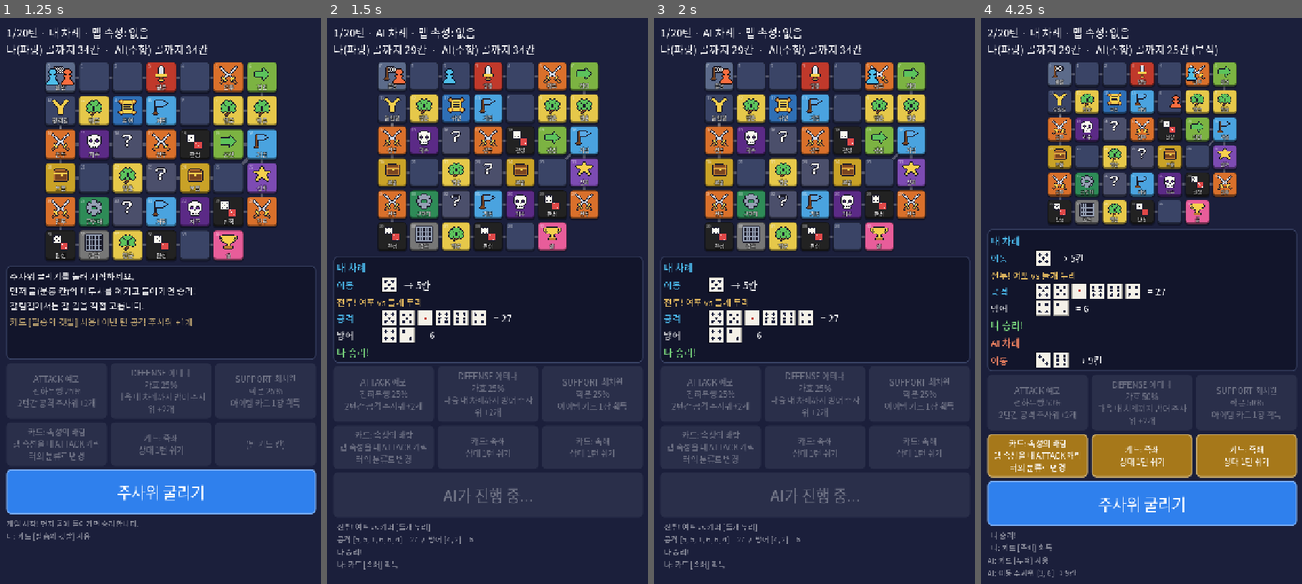
Above: before the commit, frames 1-4 (left to right).
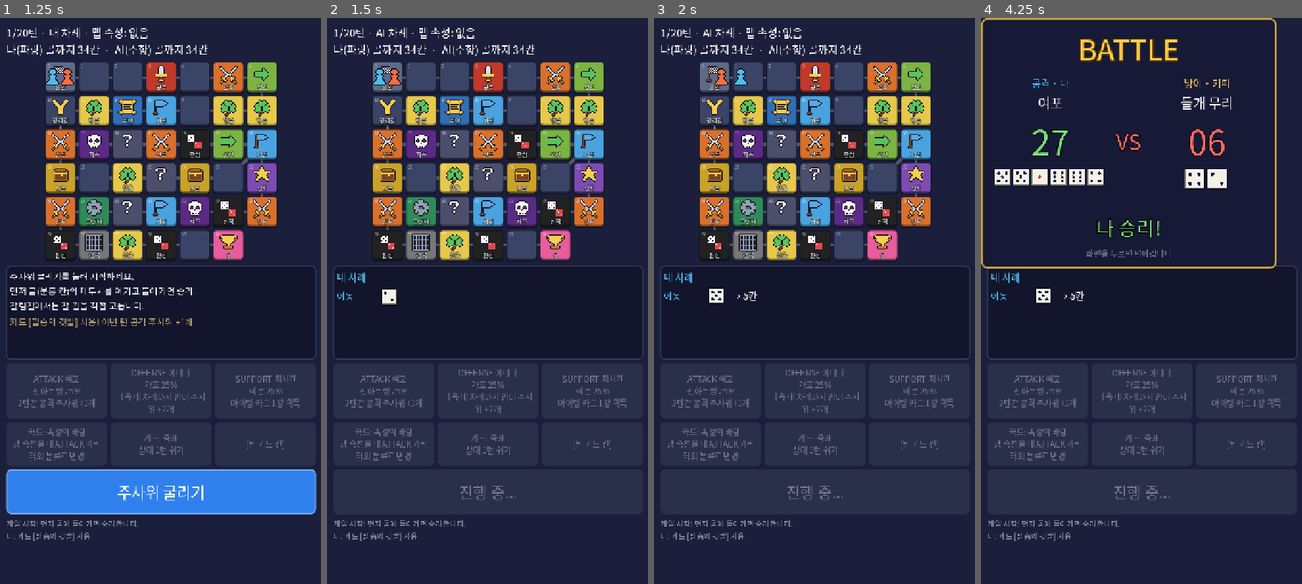
Above: after the commit, the same moments.

Repository: donto333/dice-heroes
Game: Godot game, scene res://scenes/main.tscn
Two runs of this game, one before a commit and one after it. Both use one fixed random seed, a clock stepped at 60 frames per second and the inputs below.
Inputs (mouse positions are in pixels of both pictures, inside the frame that each line leads up to):
- Up to frame 1 (1.25 s): click "카드: 필승의 깃발 이번 턴 공격 주사위 +1개" at 0.5 s
- Up to frame 2 (1.5 s): click "주사위 굴리기" at 1.25 s
- Up to frame 3 (2 s): no input
- Up to frame 4 (4.25 s): move the mouse to (1212, 278) at 2.02 s; click (1212, 278) at 2.17 s; move the mouse to (1077, 334) at 2.77 s; click (1077, 334) at 2.92 s; move the mouse to (1173, 176) at 3.52 s; click (1173, 176) at 3.67 s

Frame 1 is identical in both runs. In frame 2, 18% of the frame differs, in the area x 2-99%, y 4-98%; in frame 3, 18%; in frame 4, 35%, in the area x 0-99%, y 0-99%.

Commit message:
전투 화면, 주사위 구르기, 효과음
- 전투가 나면 보드 위에 전투 화면을 띄워 양쪽 주사위를 굴리고 합계를 세어 올림
- 이동·판정 주사위가 구르다가 멈추는 연출
- 사건을 하나씩 차례로 연출: 주사위 → 말 이동 → 전투
- 코드로 합성한 효과음: 주사위, 발걸음, 전투, 승패, 버튼
- 주사위를 입체로 그림

Co-Authored-By: Claude Opus 5.5 <noreply@anthropic.com>
Claude-Session: https://claude.ai/code/session_01JPWR7cTXQrxTawoDohtR95

Diff:
--- a/scripts/main.gd
+++ b/scripts/main.gd
@@ -9,6 +9,8 @@
 const GameData := preload("res://scripts/game_data.gd")
 const BoardView := preload("res://scripts/ui/board_view.gd")
 const DiceView := preload("res://scripts/ui/dice_view.gd")
+const BattleOverlay := preload("res://scripts/ui/battle_overlay.gd")
+const Sfx := preload("res://scripts/ui/sfx.gd")
 
 ## 프로토타입 고정 파티. 둘 다 소환 포인트 6이다. 파티 고르기 화면은 6단계에서 만든다.
 const PARTIES := [
@@ -38,6 +40,8 @@
 var _card_buttons: Array = []
 var _roll_button: Button
 var _log_label: Label
+var _battle_overlay: Control
+var _sfx: Node
 
 
 func _ready() -> void:
@@ -113,6 +117,13 @@
 	_log_label.clip_text = true
 	_log_label.add_theme_color_override("font_color", Color(1, 1, 1, 0.6))
 	column.add_child(_log_label)
+
+	_sfx = Sfx.new()
+	add_child(_sfx)
+	_board_view.stepped.connect(func(): _sfx.play("step"))
+	_battle_overlay = BattleOverlay.new()
+	_battle_overlay.sfx = _sfx
+	add_child(_battle_overlay)
 
 
 func _make_label(font_size: int, text: String = "") -> Label:
@@ -187,11 +198,16 @@
 				return
 			_add_result_header("AI 차례", PLAYER_TEXT_COLORS[1])
 			AI.take_turn(game)
-			_consume_events()
+			await _present_events()
+			if playing != game:
+				return
 		_refresh()
 	await _wait_for_board()
+	if playing != game:
+		return
 	_waiting_for_player = false
 	_show_game_over()
+	_sfx.play("win" if game.winner == 0 else "lose")
 	_refresh()
 
 
@@ -207,10 +223,15 @@
 	if not _waiting_for_player:
 		return
 	_waiting_for_player = false
+	_sfx.play("click")
+	_refresh()
 	_clear_results()
 	_add_result_header("내 차례", PLAYER_TEXT_COLORS[0])
+	var playing = game
 	game.roll_move()
-	_consume_events()
+	await _present_events()
+	if playing != game:
+		return
 	_after_my_move()
 
 
@@ -253,8 +274,13 @@
 	_clear_results()
 	_add_result_header("내 차례", PLAYER_TEXT_COLORS[0])
 	_add_result_text("%s(으)로 갑니다." % game.route_name(int(game.pending_choice["options"][index])), Color.WHITE)
+	_sfx.play("click")
+	var playing = game
 	game.choose_path(index)
-	_consume_events()
+	_refresh()
+	await _present_events()
+	if playing != game:
+		return
 	_after_my_move()
 
 
@@ -262,7 +288,9 @@
 	if _waiting_for_player and game.use_ability(slot):
 		_add_result_text("어빌리티 [%s] 발동! %s" % [
 			game.ability_of(0, slot)["name"], game.ability_of(0, slot)["text"]], SLOT_COLORS[slot].lightened(0.4))
-		_consume_events()
+		_sfx.play("reveal")
+		_refresh()
+		await _present_events()
 		_refresh()
 
 
@@ -275,26 +303,96 @@
 	var card: Dictionary = game.cards[hand[index]]
 	if game.play_card(index):
 		_add_result_text("카드 [%s] 사용! %s" % [card["name"], card["text"]], CARD_COLOR.lightened(0.4))
-		_consume_events()
+		_sfx.play("good")
 		_refresh()
+		await _present_events()
+		_refresh()
 
 
 # ---------------------------------------------------------------- 결과 패널
 
-## 규칙 엔진의 사건을 꺼내, 말 이동은 보드로 보내고 주사위·전투는 결과 패널에 그린다.
-func _consume_events() -> void:
+## 규칙 엔진의 사건을 꺼내 차례대로 연출한다.
+## 주사위는 구르는 모습을 보여 준 뒤 멈추고, 말은 한 칸씩 걷고, 전투는 전투 화면을 띄운다.
+## 모든 연출이 끝나야 돌아온다.
+func _present_events() -> void:
+	var playing = game
 	var moves: Array = []
 	for event in game.take_events():
+		if playing != game:
+			return
+		if event["kind"] == "pos":
+			moves.append(event)
+			continue
+		if not moves.is_empty():
+			_board_view.push_moves(moves)
+			moves = []
+			await _wait_for_board()
 		match event["kind"]:
-			"pos":
-				moves.append(event)
 			"move":
-				_add_move_result(event)
+				await _show_move(event)
 			"battle":
-				_add_battle_result(event)
+				await _show_battle(event)
 			"fate":
-				_add_fate_result(event)
-	_board_view.push_moves(moves)
+				await _show_fate(event)
+	if not moves.is_empty():
+		_board_view.push_moves(moves)
+		await _wait_for_board()
+
+
+func _show_move(event: Dictionary) -> void:
+	var who := int(event["player"])
+	var tail := "→ %d칸" % int(event["total"])
+	if event["rolls"].is_empty():
+		tail = "%d칸 (고정)" % int(event["total"])
+	if int(event["bonus"]) > 0:
+		tail += " (속성 +%d)" % int(event["bonus"])
+	var row := _dice_row("이동", event["rolls"], "", PLAYER_TEXT_COLORS[who])
+	_result_box.add_child(row)
+	_trim_results()
+	await _roll_row(row, event["rolls"], tail)
+
+
+func _show_fate(event: Dictionary) -> void:
+	var who := int(event["player"])
+	var row := _dice_row("판정", event["rolls"], "", PLAYER_TEXT_COLORS[who])
+	_result_box.add_child(row)
+	_trim_results()
+	await _roll_row(row, event["rolls"], event["text"])
+	_sfx.play("good" if event["text"] == "무사 통과" else "bad")
+
+
+## 결과 줄의 주사위를 굴린 뒤 끝 글자를 보여 준다.
+func _roll_row(row: HBoxContainer, rolls: Array, tail: String) -> void:
+	var dice = row.get_meta("dice", null)
+	if dice != null:
+		_sfx.play("dice")
+		await dice.roll_to(rolls, 0.55)
+	var end: Label = row.get_meta("tail")
+	end.text = tail
+
+
+func _show_battle(event: Dictionary) -> void:
+	await _wait_for_board()
+	var who := int(event["player"])
+	var other := 1 - who
+	var against_player: bool = event["defender"] == game.char_of(other, "defense")["name"]
+	var me_attacking := who == 0
+	var info := {
+		"attacker_side": "공격 · %s" % game.players[who]["name"],
+		"defender_side": "방어 · %s" % (game.players[other]["name"] if against_player else "키퍼"),
+		"attacker_color": PLAYER_TEXT_COLORS[who],
+		"defender_color": PLAYER_TEXT_COLORS[other] if against_player else Color("ffcf66"),
+		"winner_text": "%s 승리!" % game.players[who]["name"],
+		"loser_text": "%s 패배... 거점으로" % game.players[who]["name"],
+	}
+	if me_attacking:
+		info["good_for_me"] = event["won"]
+	elif against_player:
+		info["good_for_me"] = not event["won"]
+	else:
+		info["good_for_me"] = not event["won"]
+	await _battle_overlay.play(event, info)
+	_add_battle_result(event)
 
 
 func _clear_results() -> void:
@@ -336,21 +434,12 @@
 		dice.values = rolls
 		dice.size_flags_vertical = Control.SIZE_SHRINK_CENTER
 		row.add_child(dice)
+		row.set_meta("dice", dice)
 	var end := _make_label(22, tail)
 	end.add_theme_color_override("font_color", Color.WHITE)
 	row.add_child(end)
+	row.set_meta("tail", end)
 	return row
-
-
-func _add_move_result(event: Dictionary) -> void:
-	var who := int(event["player"])
-	var tail := "→ %d칸" % int(event["total"])
-	if event["rolls"].is_empty():
-		tail = "%d칸 (고정)" % int(event["total"])
-	if int(event["bonus"]) > 0:
-		tail += " (속성 +%d)" % int(event["bonus"])
-	_result_box.add_child(_dice_row("이동", event["rolls"], tail, PLAYER_TEXT_COLORS[who]))
-	_trim_results()
 
 
 func _add_battle_result(event: Dictionary) -> void:
@@ -374,12 +463,6 @@
 	_trim_results()
 
 
-func _add_fate_result(event: Dictionary) -> void:
-	var who := int(event["player"])
-	_result_box.add_child(_dice_row("판정", event["rolls"], event["text"], PLAYER_TEXT_COLORS[who]))
-	_trim_results()
-
-
 func _show_game_over() -> void:
 	_clear_results()
 	var text := "무승부!"
@@ -445,7 +528,7 @@
 		_roll_button.text = "주사위 굴리기"
 		_roll_button.disabled = false
 	else:
-		_roll_button.text = "AI가 진행 중..."
+		_roll_button.text = "AI 차례..." if game.current == 1 else "진행 중..."
 		_roll_button.disabled = true
 
 	var lines: Array = game.messages.slice(max(0, game.messages.size() - LOG_LINES))
--- /dev/null
+++ b/scripts/ui/battle_overlay.gd
@@ -0,0 +1,208 @@
+extends Control
+## 전투 화면. 전투가 일어나면 보드 위에 덮어서 양쪽 주사위를 굴리고 결과를 보여 준다.
+## play()가 끝날 때까지 기다렸다가 다음 연출로 넘어간다. 화면을 누르면 빨리 넘긴다.
+
+const DiceView := preload("res://scripts/ui/dice_view.gd")
+
+const GOLD := Color("ffcf4d")
+const WIN_COLOR := Color("7ee081")
+const LOSE_COLOR := Color("ff6b6b")
+const ROLL_TIME := 0.9
+const HOLD_TIME := 1.6
+
+var sfx: Node = null
+
+var _title: Label
+var _sides: Array = []
+var _verdict: Label
+var _hint: Label
+var _skip := false
+
+
+func _ready() -> void:
+	set_anchors_preset(Control.PRESET_FULL_RECT)
+	mouse_filter = Control.MOUSE_FILTER_STOP
+	visible = false
+
+	var dim := ColorRect.new()
+	dim.color = Color(0.02, 0.03, 0.08, 0.78)
+	dim.set_anchors_preset(Control.PRESET_FULL_RECT)
+	dim.mouse_filter = Control.MOUSE_FILTER_IGNORE
+	add_child(dim)
+
+	var center := CenterContainer.new()
+	center.set_anchors_preset(Control.PRESET_FULL_RECT)
+	center.mouse_filter = Control.MOUSE_FILTER_IGNORE
+	add_child(center)
+
+	var panel := PanelContainer.new()
+	panel.custom_minimum_size = Vector2(660, 0)
+	panel.mouse_filter = Control.MOUSE_FILTER_IGNORE
+	var box := StyleBoxFlat.new()
+	box.bg_color = Color("161a36")
+	box.border_color = GOLD.darkened(0.2)
+	box.set_border_width_all(4)
+	box.set_corner_radius_all(14)
+	box.set_content_margin_all(20)
+	panel.add_theme_stylebox_override("panel", box)
+	center.add_child(panel)
+
+	var column := VBoxContainer.new()
+	column.add_theme_constant_override("separation", 14)
+	column.mouse_filter = Control.MOUSE_FILTER_IGNORE
+	panel.add_child(column)
+
+	_title = _label("BATTLE", 64, GOLD)
+	_title.add_theme_constant_override("outline_size", 10)
+	_title.add_theme_color_override("font_outline_color", Color("5a3a00"))
+	column.add_child(_title)
+
+	var row := HBoxContainer.new()
+	row.add_theme_constant_override("separation", 12)
+	row.mouse_filter = Control.MOUSE_FILTER_IGNORE
+	column.add_child(row)
+	for side in 2:
+		var side_box := VBoxContainer.new()
+		side_box.size_flags_horizontal = Control.SIZE_EXPAND_FILL
+		side_box.add_theme_constant_override("separation", 6)
+		side_box.mouse_filter = Control.MOUSE_FILTER_IGNORE
+		var role := _label("", 22, Color.WHITE)
+		var who := _label("", 30, Color.WHITE)
+		var total := _label("00", 76, Color.WHITE)
+		total.add_theme_constant_override("outline_size", 8)
+		total.add_theme_color_override("font_outline_color", Color.BLACK)
+		var dice_holder := CenterContainer.new()
+		dice_holder.mouse_filter = Control.MOUSE_FILTER_IGNORE
+		var dice := DiceView.new()
+		dice.die_size = 40.0
+		dice_holder.add_child(dice)
+		var bonus := _label("", 20, GOLD)
+		side_box.add_child(role)
+		side_box.add_child(who)
+		side_box.add_child(total)
+		side_box.add_child(dice_holder)
+		side_box.add_child(bonus)
+		row.add_child(side_box)
+		_sides.append({"role": role, "who": who, "total": total, "dice": dice, "bonus": bonus})
+		if side == 0:
+			var versus := _label("VS", 48, LOSE_COLOR)
+			versus.add_theme_constant_override("outline_size", 8)
+			versus.add_theme_color_override("font_outline_color", Color.BLACK)
+			versus.size_flags_vertical = Control.SIZE_SHRINK_CENTER
+			row.add_child(versus)
+
+	_verdict = _label("", 44, Color.WHITE)
+	_verdict.add_theme_constant_override("outline_size", 8)
+	_verdict.add_theme_color_override("font_outline_color", Color.BLACK)
+	column.add_child(_verdict)
+	_hint = _label("화면을 누르면 넘어갑니다", 18, Color(1, 1, 1, 0.45))
+	column.add_child(_hint)
+
+
+func _label(text: String, font_size: int, color: Color) -> Label:
+	var label := Label.new()
+	label.text = text
+	label.horizontal_alignment = HORIZONTAL_ALIGNMENT_CENTER
+	label.add_theme_font_size_override("font_size", font_size)
+	label.add_theme_color_override("font_color", color)
+	label.mouse_filter = Control.MOUSE_FILTER_IGNORE
+	return label
+
+
+func _gui_input(event: InputEvent) -> void:
+	if event is InputEventMouseButton and event.pressed:
+		_skip = true
+	elif event is InputEventScreenTouch and event.pressed:
+		_skip = true
+
+
+## battle: 규칙 엔진의 "battle" 사건. info: 화면에 보일 이름과 색.
+## {"attacker_side": "공격 · 나", "defender_side": "방어 · 키퍼", "attacker_color": Color, "defender_color": Color,
+##  "winner_text": "나 승리!", "loser_text": "나 패배..."}
+func play(battle: Dictionary, info: Dictionary) -> void:
+	_skip = false
+	var attack_rolls: Array = battle["attack_rolls"]
+	var defense_rolls: Array = battle["defense_rolls"]
+	var attack_total := int(battle["attack_total"])
+	var defense_total := int(battle["defense_total"])
+	var attack_bonus := attack_total - _sum(attack_rolls)
+	var defense_bonus := defense_total - _sum(defense_rolls)
+
+	var left: Dictionary = _sides[0]
+	var right: Dictionary = _sides[1]
+	left["role"].text = info.get("attacker_side", "공격")
+	left["role"].add_theme_color_override("font_color", info.get("attacker_color", Color.WHITE))
+	left["who"].text = battle["attacker"]
+	right["role"].text = info.get("defender_side", "방어")
+	right["role"].add_theme_color_override("font_color", info.get("defender_color", Color.WHITE))
+	right["who"].text = battle["defender"]
+	for side in _sides:
+		side["total"].text = "??"
+		side["total"].add_theme_color_override("font_color", Color.WHITE)
+		side["bonus"].text = ""
+	left["dice"].die_size = _die_size(attack_rolls.size())
+	right["dice"].die_size = _die_size(defense_rolls.size())
+	_verdict.text = ""
+
+	visible = true
+	modulate = Color(1, 1, 1, 0)
+	_title.scale = Vector2(1.6, 1.6)
+	_title.pivot_offset = _title.size / 2.0
+	var tween := create_tween().set_parallel(true)
+	tween.tween_property(self, "modulate", Color.WHITE, 0.15)
+	tween.tween_property(_title, "scale", Vector2.ONE, 0.25).set_trans(Tween.TRANS_BACK).set_ease(Tween.EASE_OUT)
+	_play_sound("hit")
+	await tween.finished
+
+	# 양쪽 주사위를 동시에 굴린다.
+	_play_sound("dice")
+	left["dice"].roll_to(attack_rolls, ROLL_TIME)
+	await right["dice"].roll_to(defense_rolls, ROLL_TIME)
+	await get_tree().create_timer(0.1).timeout
+
+	# 합계를 0부터 세어 올린다.
+	for step in 11:
+		var ratio := step / 10.0
+		left["total"].text = "%02d" % int(round(attack_total * ratio))
+		right["total"].text = "%02d" % int(round(defense_total * ratio))
+		await get_tree().create_timer(0.03).timeout
+	if attack_bonus != 0:
+		left["bonus"].text = "보너스 %+d" % attack_bonus
+	if defense_bonus != 0:
+		right["bonus"].text = "보너스 %+d" % defense_bonus
+
+	var won: bool = battle["won"]
+	var winner_side: Dictionary = left if won else right
+	var loser_side: Dictionary = right if won else left
+	winner_side["total"].add_theme_color_override("font_color", WIN_COLOR)
+	loser_side["total"].add_theme_color_override("font_color", LOSE_COLOR)
+	_verdict.text = info.get("winner_text", "승리!") if won else info.get("loser_text", "패배...")
+	_verdict.add_theme_color_override("font_color", WIN_COLOR if info.get("good_for_me", won) else LOSE_COLOR)
+	_play_sound("good" if info.get("good_for_me", won) else "bad")
+
+	var waited := 0.0
+	_skip = false
+	while waited < HOLD_TIME and not _skip:
+		await get_tree().process_frame
+		waited += get_process_delta_time()
+
+	var fade := create_tween()
+	fade.tween_property(self, "modulate", Color(1, 1, 1, 0), 0.15)
+	await fade.finished
+	visible = false
+
+
+func _die_size(count: int) -> float:
+	return clamp(250.0 / max(count, 1) - 6.0, 26.0, 44.0)
+
+
+func _sum(values: Array) -> int:
+	var total := 0
+	for value in values:
+		total += int(value)
+	return total
+
+
+func _play_sound(sound_name: String) -> void:
+	if sfx != null:
+		sfx.play(sound_name)
--- a/scripts/ui/board_view.gd
+++ b/scripts/ui/board_view.gd
@@ -55,6 +55,8 @@
 var _icons: Dictionary = {}
 var _styles: Dictionary = {}
 
+signal stepped
+
 var game = null
 ## 화면에 그려지는 말의 위치(칸 id). 규칙상 위치를 따라 한 칸씩 움직인다.
 var shown_pos: Array = [0, 0]
@@ -66,11 +68,11 @@
 
 func _ready() -> void:
 	texture_filter = CanvasItem.TEXTURE_FILTER_NEAREST
-	for name in ["start", "fork", "treasure", "battle", "forward", "warp", "luck", "curse", "prison",
+	for icon_name in ["start", "fork", "treasure", "battle", "forward", "warp", "luck", "curse", "prison",
 			"fate", "checkpoint", "goal", "hidden", "pawn", "attr_hero", "attr_great", "attr_myth", "attr_modern"]:
-		var path := "res://assets/icons/%s.png" % name
+		var path := "res://assets/icons/%s.png" % icon_name
 		if ResourceLoader.exists(path):
-			_icons[name] = load(path)
+			_icons[icon_name] = load(path)
 
 
 ## 칸 바탕: 둥근 모서리에 아래쪽이 어두운 입체 테두리.
@@ -121,6 +123,7 @@
 		return
 	var move: Dictionary = _queue.pop_front()
 	shown_pos[int(move["player"])] = int(move["to"])
+	stepped.emit()
 	_timer = STEP_TIME
 	# 다음 움직임이 다른 말이면 잠깐 쉬어서 누가 움직이는지 보이게 한다.
 	if _queue.is_empty() or int(_queue[0]["player"]) != int(move["player"]):
--- a/scripts/ui/dice_view.gd
+++ b/scripts/ui/dice_view.gd
@@ -1,5 +1,7 @@
 extends Control
 ## 주사위 눈을 그리는 작은 화면 요소. values에 눈 값(1~6)을 넣으면 그만큼 주사위를 그린다.
+## roll_to()는 주사위가 구르는 모습을 흉내 낸 뒤 정해진 눈에서 멈춘다.
+## 굴림 중에 보이는 눈은 화면용 흉내일 뿐이고, 실제 결과는 규칙 엔진이 이미 정해 둔 값이다.
 
 const PIPS := {
 	1: [Vector2(0.5, 0.5)],
@@ -9,6 +11,7 @@
 	5: [Vector2(0.27, 0.27), Vector2(0.73, 0.27), Vector2(0.5, 0.5), Vector2(0.27, 0.73), Vector2(0.73, 0.73)],
 	6: [Vector2(0.27, 0.25), Vector2(0.73, 0.25), Vector2(0.27, 0.5), Vector2(0.73, 0.5), Vector2(0.27, 0.75), Vector2(0.73, 0.75)],
 }
+const FRAME_TIME := 0.06
 
 var values: Array = []:
 	set(new_values):
@@ -23,17 +26,42 @@
 var face_color := Color("f4f1e8")
 var pip_color := Color("1b1f3b")
 
+var _rolling := false
+var _fx_rng := RandomNumberGenerator.new()
+
 
 func _update_size() -> void:
-	custom_minimum_size = Vector2(values.size() * (die_size + 6.0), die_size)
+	custom_minimum_size = Vector2(values.size() * (die_size + 6.0), die_size + 6.0)
+
+
+## 구르는 모습을 duration초 보여 준 뒤 final_values에서 멈춘다.
+func roll_to(final_values: Array, duration: float = 0.5) -> void:
+	_fx_rng.randomize()
+	_rolling = true
+	var elapsed := 0.0
+	while elapsed < duration and is_inside_tree():
+		var faces: Array = []
+		for i in final_values.size():
+			faces.append(_fx_rng.randi_range(1, 6))
+		values = faces
+		await get_tree().create_timer(FRAME_TIME).timeout
+		elapsed += FRAME_TIME
+	_rolling = false
+	values = final_values
 
 
 func _draw() -> void:
 	for index in values.size():
 		var value: int = clamp(int(values[index]), 1, 6)
-		var rect := Rect2(Vector2(index * (die_size + 6.0), 0), Vector2(die_size, die_size))
+		var offset := Vector2.ZERO
+		if _rolling:
+			offset = Vector2(_fx_rng.randf_range(-2.0, 2.0), _fx_rng.randf_range(-3.0, 3.0))
+		var rect := Rect2(Vector2(index * (die_size + 6.0), 3.0) + offset, Vector2(die_size, die_size))
+		# 입체감: 아래쪽 그림자 면을 먼저 그린다.
+		draw_rect(Rect2(rect.position + Vector2(0, 3), rect.size), Color(0, 0, 0, 0.45))
 		draw_rect(rect, face_color)
-		draw_rect(rect, Color(0, 0, 0, 0.35), false, 2.0)
+		draw_rect(Rect2(rect.position, Vector2(rect.size.x, 3)), Color(1, 1, 1, 0.6))
+		draw_rect(rect, Color(0, 0, 0, 0.5), false, 2.0)
 		var pip_color_now := Color("c0392b") if value == 1 else pip_color
 		for pip in PIPS[value]:
 			draw_circle(rect.position + pip * die_size, die_size * 0.09, pip_color_now)
--- /dev/null
+++ b/scripts/ui/sfx.gd
@@ -0,0 +1,115 @@
+extends Node
+## 효과음. 소리 파일 없이 코드로 짧은 소리를 합성해 둔다.
+## 나중에 진짜 효과음 파일이 생기면 같은 이름으로 바꿔 끼우면 된다.
+## 웹에서는 사용자가 화면을 한 번 누른 뒤부터 소리가 난다(브라우저 규칙).
+
+const RATE := 22050
+const VOLUME := 0.22
+const PLAYERS := 5
+
+var _sounds: Dictionary = {}
+var _players: Array = []
+var _next := 0
+var _noise := RandomNumberGenerator.new()
+
+
+func _ready() -> void:
+	_noise.seed = 7
+	for i in PLAYERS:
+		var player := AudioStreamPlayer.new()
+		add_child(player)
+		_players.append(player)
+	_sounds["click"] = _tone([[880.0, 0.03]], "square")
+	_sounds["step"] = _tone([[620.0, 0.035]], "square")
+	_sounds["dice"] = _clicks(7, 0.045)
+	_sounds["hit"] = _hit()
+	_sounds["win"] = _tone([[523.3, 0.09], [659.3, 0.09], [784.0, 0.09], [1046.5, 0.22]], "square")
+	_sounds["lose"] = _tone([[392.0, 0.12], [329.6, 0.12], [261.6, 0.3]], "triangle")
+	_sounds["good"] = _tone([[784.0, 0.06], [1046.5, 0.12]], "square")
+	_sounds["bad"] = _tone([[220.0, 0.08], [164.8, 0.16]], "triangle")
+	_sounds["reveal"] = _sweep(300.0, 900.0, 0.18)
+
+
+func play(sound_name: String) -> void:
+	if not _sounds.has(sound_name) or _players.is_empty():
+		return
+	var player: AudioStreamPlayer = _players[_next]
+	_next = (_next + 1) % _players.size()
+	player.stream = _sounds[sound_name]
+	player.play()
+
+
+# ---------------------------------------------------------------- 소리 만들기
+
+func _wave(kind: String, phase: float) -> float:
+	match kind:
+		"square":
+			return 1.0 if fmod(phase, 1.0) < 0.5 else -1.0
+		"triangle":
+			return 4.0 * abs(fmod(phase, 1.0) - 0.5) - 1.0
+		_:
+			return sin(phase * TAU)
+
+
+## notes: [[주파수, 길이(초)], ...]를 이어서 소리 낸다. 음마다 끝이 부드럽게 줄어든다.
+func _tone(notes: Array, kind: String) -> AudioStreamWAV:
+	var samples := PackedFloat32Array()
+	for note in notes:
+		var frequency: float = note[0]
+		var length: int = int(float(note[1]) * RATE)
+		for i in length:
+			var envelope := 1.0 - float(i) / length
+			samples.append(_wave(kind, frequency * i / RATE) * envelope * 0.8)
+	return _to_stream(samples)
+
+
+## 주사위가 탁자에 부딪히는 짧은 딸깍 소리 여러 번.
+func _clicks(count: int, gap: float) -> AudioStreamWAV:
+	var samples := PackedFloat32Array()
+	var gap_len := int(gap * RATE)
+	for c in count:
+		var strength := 1.0 - float(c) / (count + 1)
+		for i in gap_len:
+			var value := 0.0
+			if i < 300:
+				value = _noise.randf_range(-1.0, 1.0) * (1.0 - i / 300.0) * strength
+			samples.append(value)
+	return _to_stream(samples)
+
+
+## 전투 시작 소리: 낮은 소리와 잡음이 섞인 쿵.
+func _hit() -> AudioStreamWAV:
+	var samples := PackedFloat32Array()
+	var length := int(0.25 * RATE)
+	for i in length:
+		var t := float(i) / RATE
+		var envelope := pow(1.0 - float(i) / length, 2.0)
+		var low := sin(TAU * (110.0 - 60.0 * t * 4.0) * t)
+		var noise := _noise.randf_range(-1.0, 1.0) * 0.5
+		samples.append((low + noise) * envelope)
+	return _to_stream(samples)
+
+
+func _sweep(from_hz: float, to_hz: float, seconds: float) -> AudioStreamWAV:
+	var samples := PackedFloat32Array()
+	var length := int(seconds * RATE)
+	var phase := 0.0
+	for i in length:
+		var ratio := float(i) / length
+		phase += lerp(from_hz, to_hz, ratio) / RATE
+		samples.append(_wave("square", phase) * (1.0 - ratio) * 0.6)
+	return _to_stream(samples)
+
+
+func _to_stream(samples: PackedFloat32Array) -> AudioStreamWAV:
+	var bytes := PackedByteArray()
+	bytes.resize(samples.size() * 2)
+	for i in samples.size():
+		var value := int(clamp(samples[i] * VOLUME, -1.0, 1.0) * 32767.0)
+		bytes.encode_s16(i * 2, value)
+	var stream := AudioStreamWAV.new()
+	stream.format = AudioStreamWAV.FORMAT_16_BITS
+	stream.mix_rate = RATE
+	stream.stereo = false
+	stream.data = bytes
+	return stream
--- a/tests/run_tests.gd
+++ b/tests/run_tests.gd
@@ -9,6 +9,8 @@
 const MainScreen := preload("res://scripts/main.gd")
 const BoardView := preload("res://scripts/ui/board_view.gd")
 const DiceView := preload("res://scripts/ui/dice_view.gd")
+const BattleOverlay := preload("res://scripts/ui/battle_overlay.gd")
+const Sfx := preload("res://scripts/ui/sfx.gd")
 
 const CATEGORIES := ["영웅", "위인", "신화", "근현대"]
 const TILE_TYPES := [
